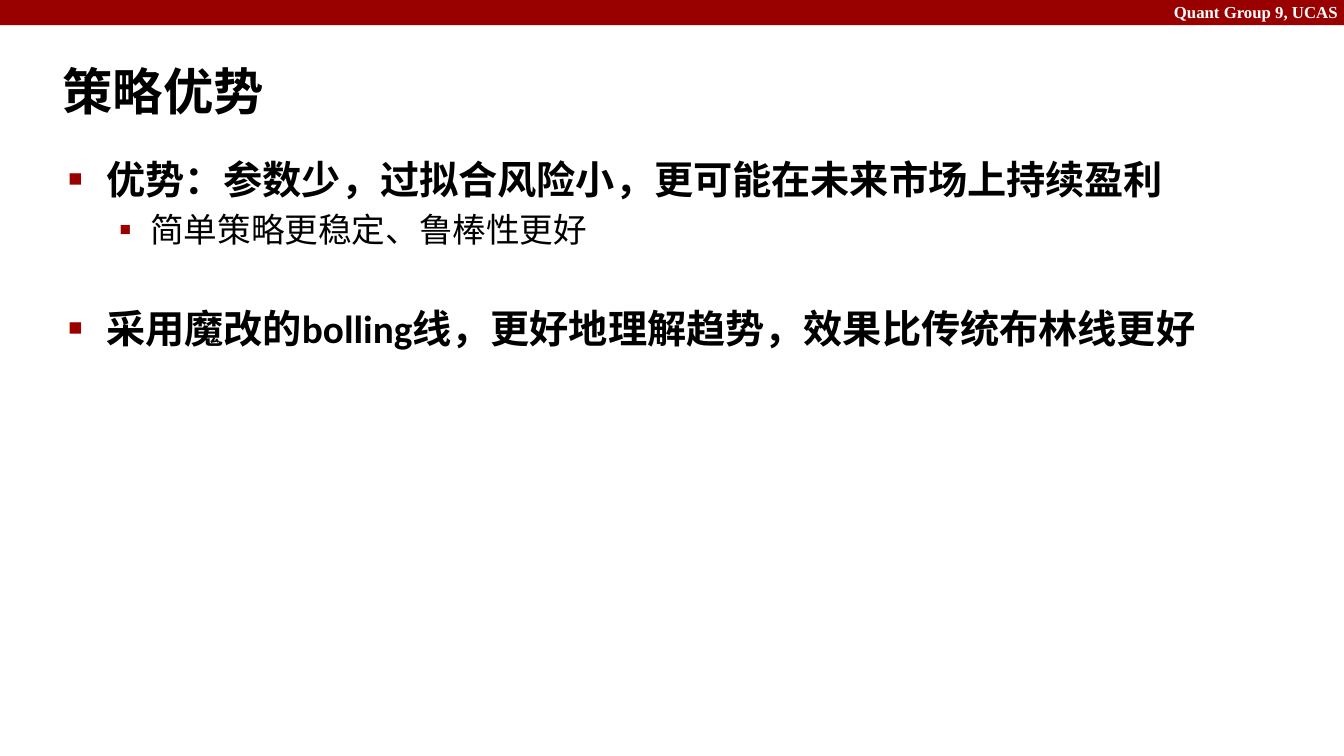
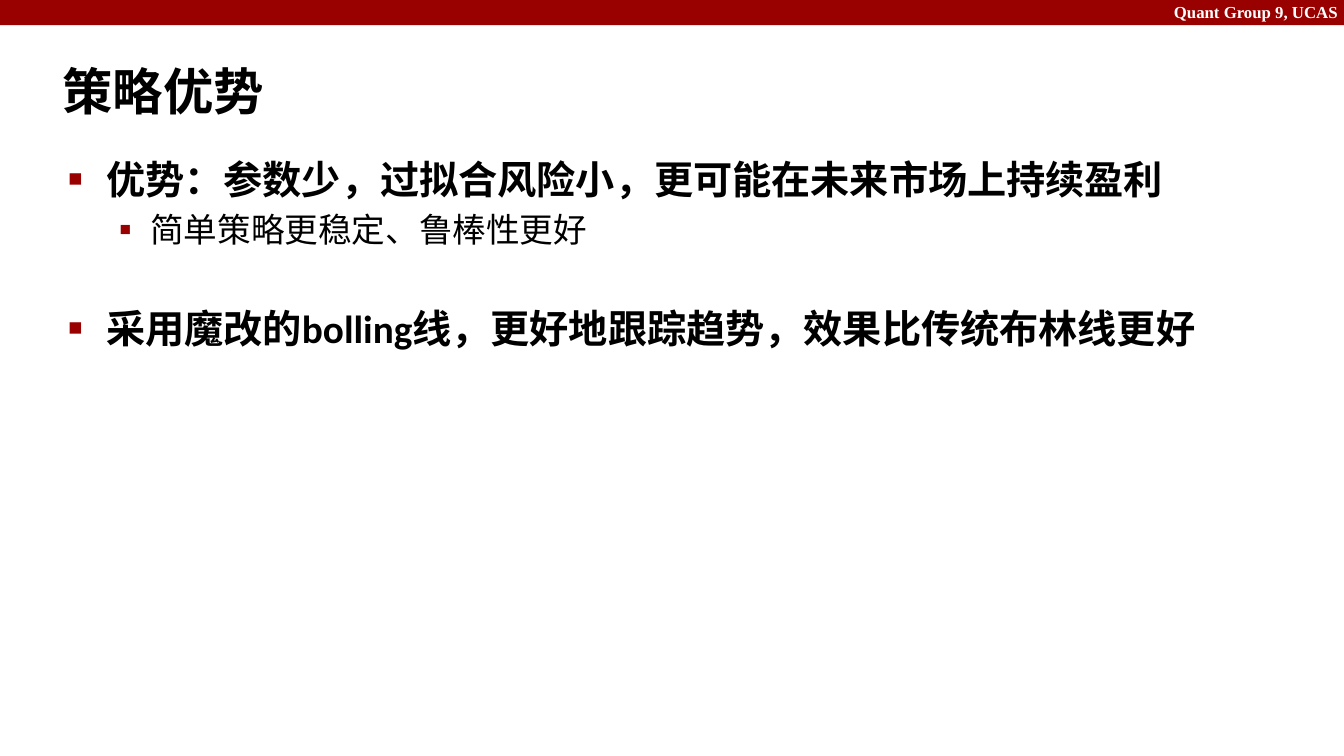
Before and after one commit to IcyChlorine/Quant9, a slide deck: slide 20 of slides.pptx. Drawn at 1344x756 pixels with LibreOffice and Linux fonts; fonts in the diff are those of the drawing. Boxes give left, top, right and bottom in pixels: in the first picture for what was removed or moved away, otherwise in the second. Text is boxed around its words. In the diff, an @@ line names an element or a change of style, - is before the commit and + after.

```diff
--- a/slides.pptx
+++ b/slides.pptx
@@ text at bbox=[106, 309, 1195, 350]: text changed @@
-■ 采用魔改的bolling线，更好地理解趋势，效果比传统布林线更好
+■ 采用魔改的bolling线，更好地跟踪趋势，效果比传统布林线更好
```
Also in this commit, not shown: 2 other slides changed, 2 other files.
